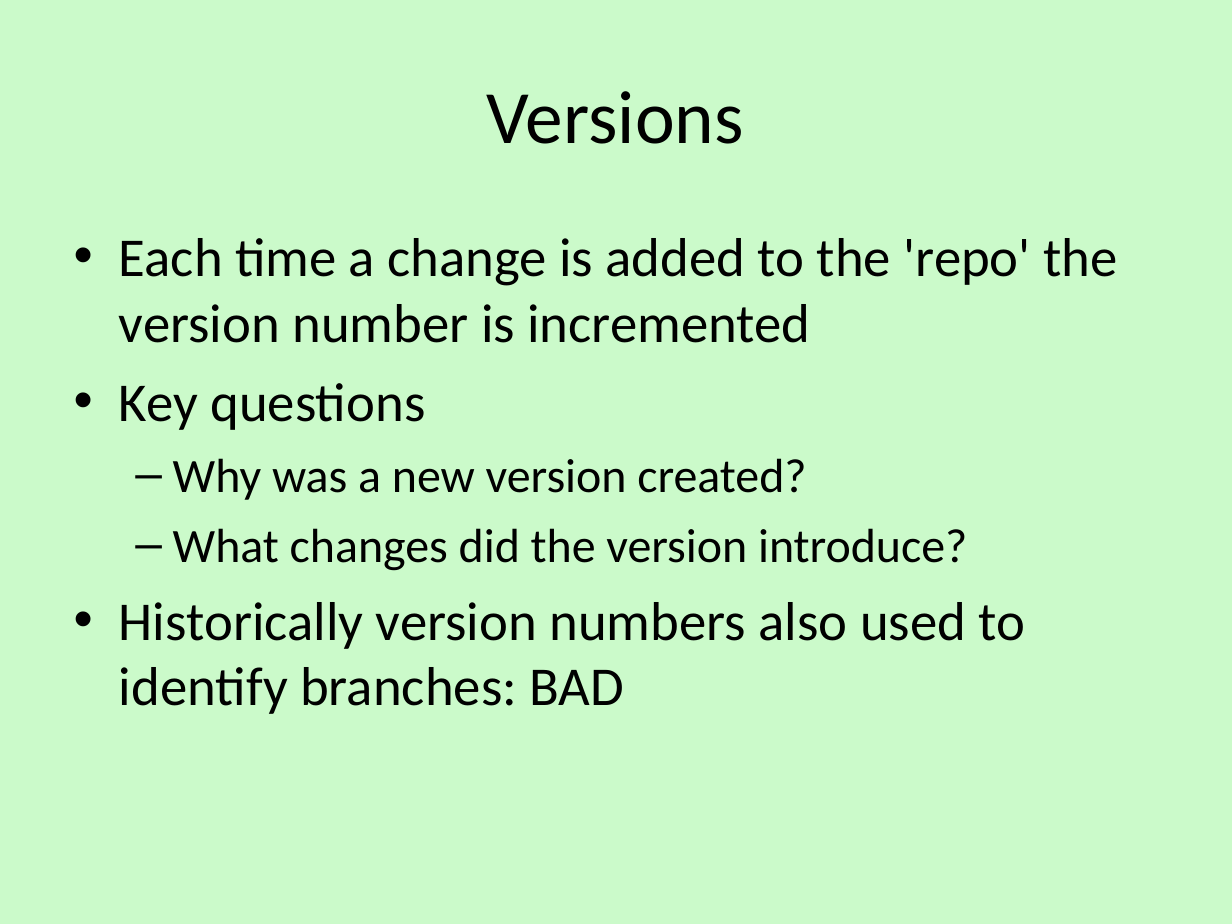
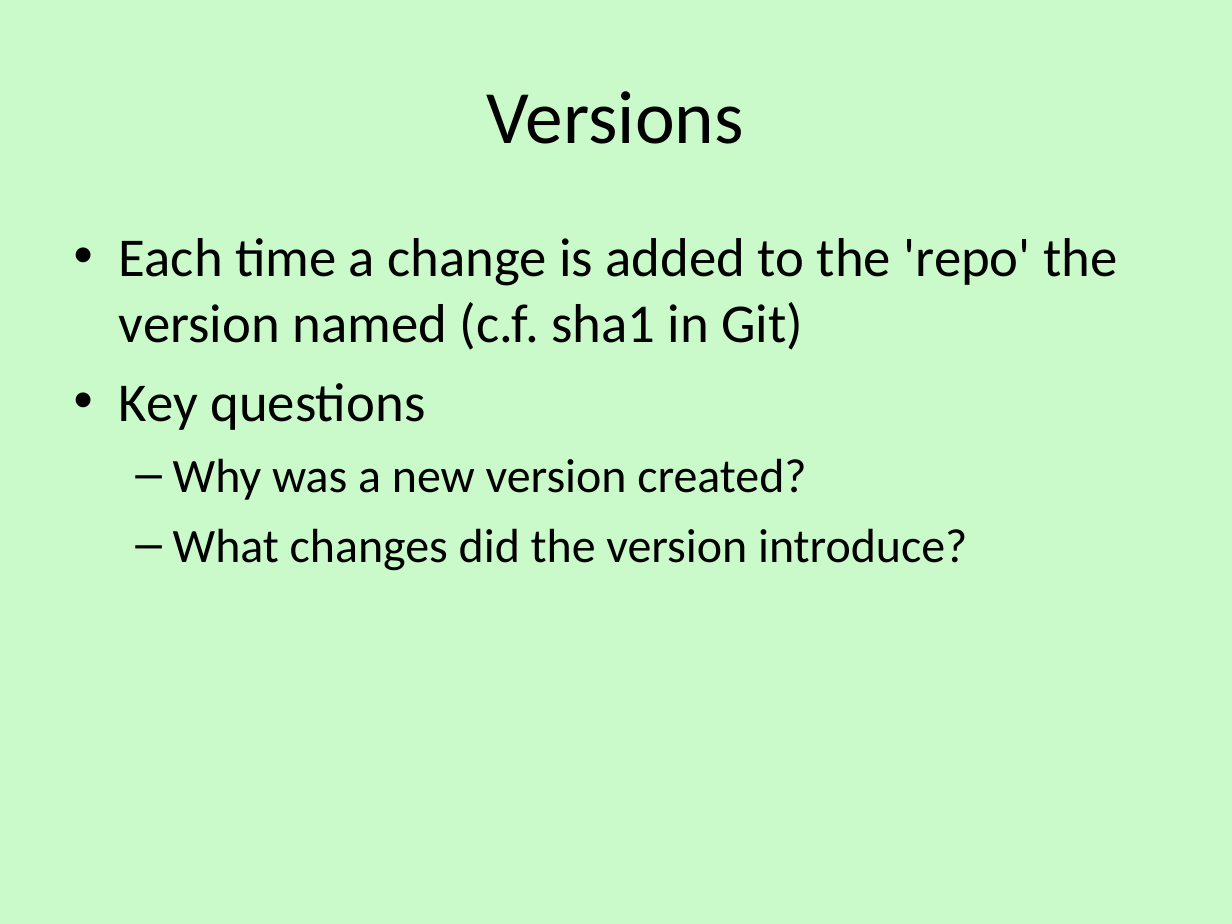
Before and after one commit to alecthegeek/gitWorkshop, a slide deck: slide 7 of gitWorkshop.odp (slide 6 before the commit). Drawn at 1232x924 pixels with LibreOffice and Linux fonts; fonts in the diff are those of the drawing; background and template pictures are left out. Boxes give left, top, right and bottom in pixels: in the first picture for what was removed or moved away, otherwise in the second. Text is boxed around its words. In the diff, an @@ line names an element or a change of style, - is before the commit and + after.

```diff
--- a/gitWorkshop.odp
+++ b/gitWorkshop.odp
@@ text at box(119, 238, 1117, 350): text changed @@
-• Each time a change is added to the 'repo' the version number is incremented
+• Each time a change is added to the 'repo' the version named (c.f. sha1 in Git)
@@ text at box(119, 602, 1026, 714): paragraph removed @@
-• Historically version numbers also used to identify branches: BAD
```
Also in this commit, not shown: 8 other slides changed, 5 slides added, 5 slides removed, 5 other files.
